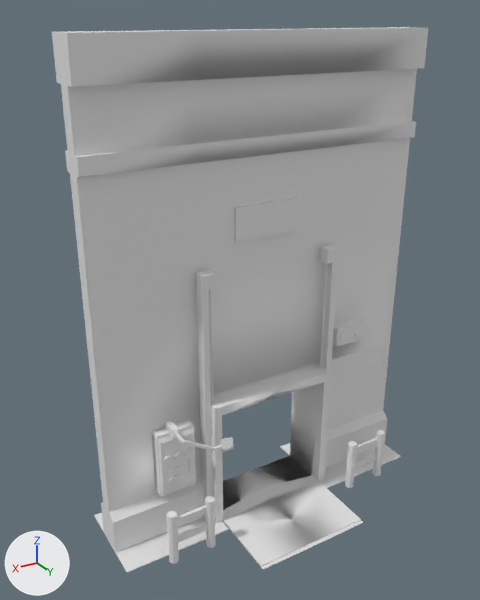
Renders of the FBX model Assets/5. Models/ShippingDoor.fbx from each side of a commit.
One viewpoint serves both versions: a camera (50 mm lens) standing at (-2.83, 9.69, 9.23) and looking at (-8.5, 0.25, 4.51). Every picture has the same lights, and +X, +Y and +Z are marked at lower left. The picture after the commit comes second. Where no turn or scale is listed for an object, it has been applied to the vertices.

Objects in the first picture: 'BarrierRight', 'BarrierRight.001', 'DoorLights', 'DoorNumber', 'DoorPanel', 'DoorParent', 'GreenLight', 'Mantle', 'RedLight'.
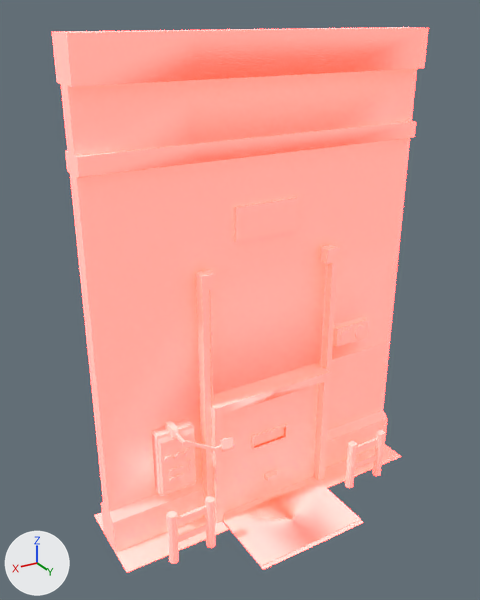
The edits, one by one:
In material 'LowPolyCommon' (mat_lowpolycommon), emission_color is now set to (1.0, 0.00378, 0.000923), red #ff0c03.
In material 'LowPolyCommon' (mat_lowpolycommon), emission_strength is now set to 20.0.
Mesh me_cube_002 is new.
It has 100 vertices, 100 faces and spans x -1.3..1.3, y 0.23..0.55, z 0.0..2.51.
It uses material mat_lowpolycommon (its picture is missing).
Object 'Door' (ob_door) is new; it shows me_cube_002.
Its location is (-9.08, 0.0, 0.0).

Pixel boxes [x1, y1, x2, y2] of what changed, in the pictures (480 x 600 px):
'DoorParent', recoloured, surface changed (lighter)
    both: [52, 27, 428, 572]
'Mantle', recoloured, surface changed
    both: [196, 245, 363, 570]
'Door', added
    after: [222, 384, 318, 513]
'DoorPanel', recoloured, surface changed
    both: [152, 419, 234, 497]
'DoorNumber', recoloured, surface changed (lighter)
    both: [234, 197, 298, 242]
'BarrierRight.001', recoloured, surface changed
    both: [167, 496, 216, 564]
'BarrierRight', recoloured, surface changed
    both: [345, 430, 385, 488]
'DoorLights', recoloured, surface changed (lighter)
    both: [333, 317, 368, 347]
'GreenLight', recoloured, surface changed
    both: [340, 329, 351, 342]
'RedLight', recoloured, surface changed
    both: [355, 325, 366, 338]
